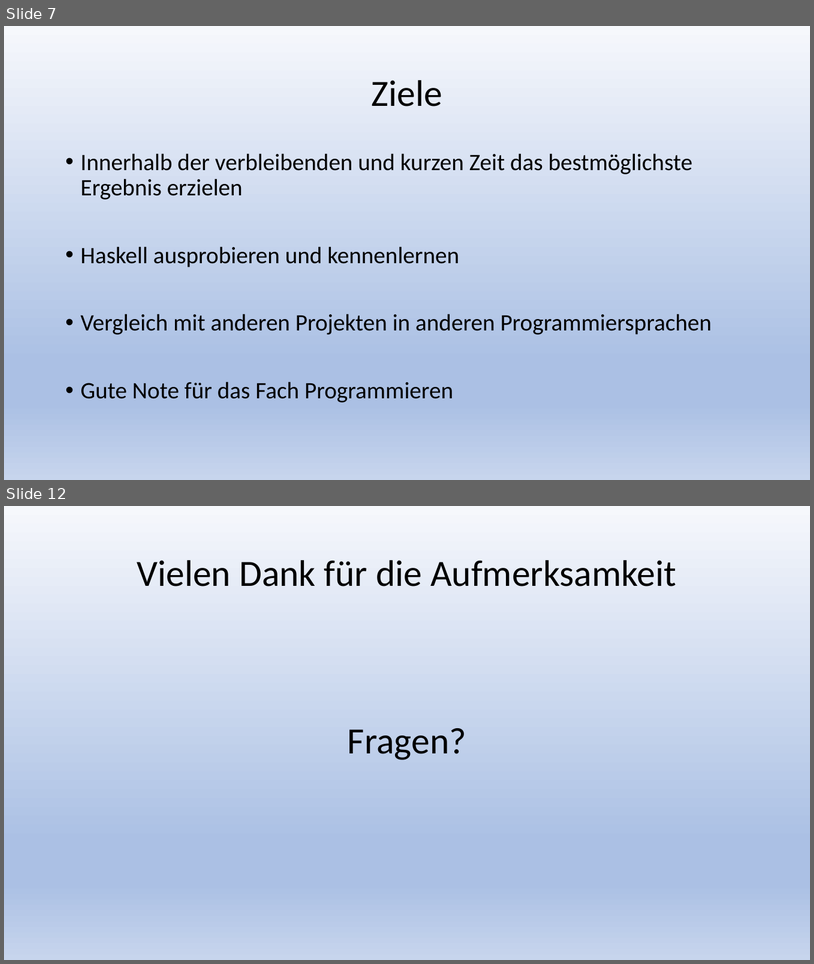
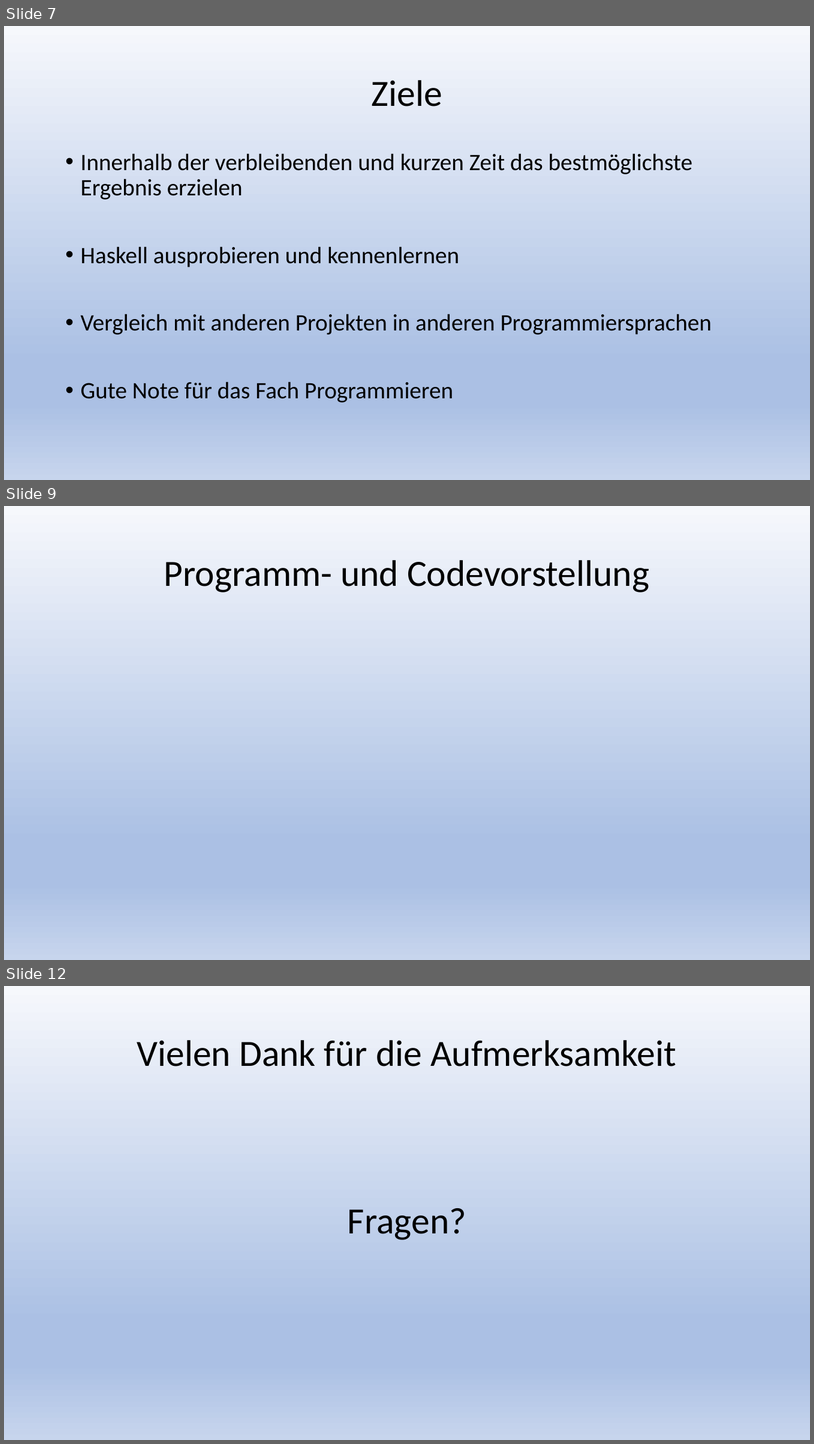
Before and after one commit to newr90/supersort, a slide deck: Praesentation/SuperSort.pptx. Shown one above the other, each under a label of ours: slides 7 and 12 before the commit, slides 7, 9 and 12 after it; the slides between them are not shown. The pictures are 814x964 and 814x1444 pixels, drawn with LibreOffice and Linux fonts; fonts in the diff are those of the drawing. Boxes give left, top, right and bottom in pixels: in the first picture for what was removed or moved away, otherwise in the second. Text is boxed around its words. In the diff, an @@ line names an element or a change of style, - is before the commit and + after.

```diff
--- a/Praesentation/SuperSort.pptx
+++ b/Praesentation/SuperSort.pptx
@@ slide 9 added at [4, 506, 810, 960], background gradient #F6F8FC to #ABC0E4 to #C7D5ED @@
@@ title added at [164, 560, 650, 592], 44 pt, text #000000 @@
+Programm- und Codevorstellung
```
Also in this commit, not shown: 3 slides changed, 1 other slide added, 2 slides removed.
